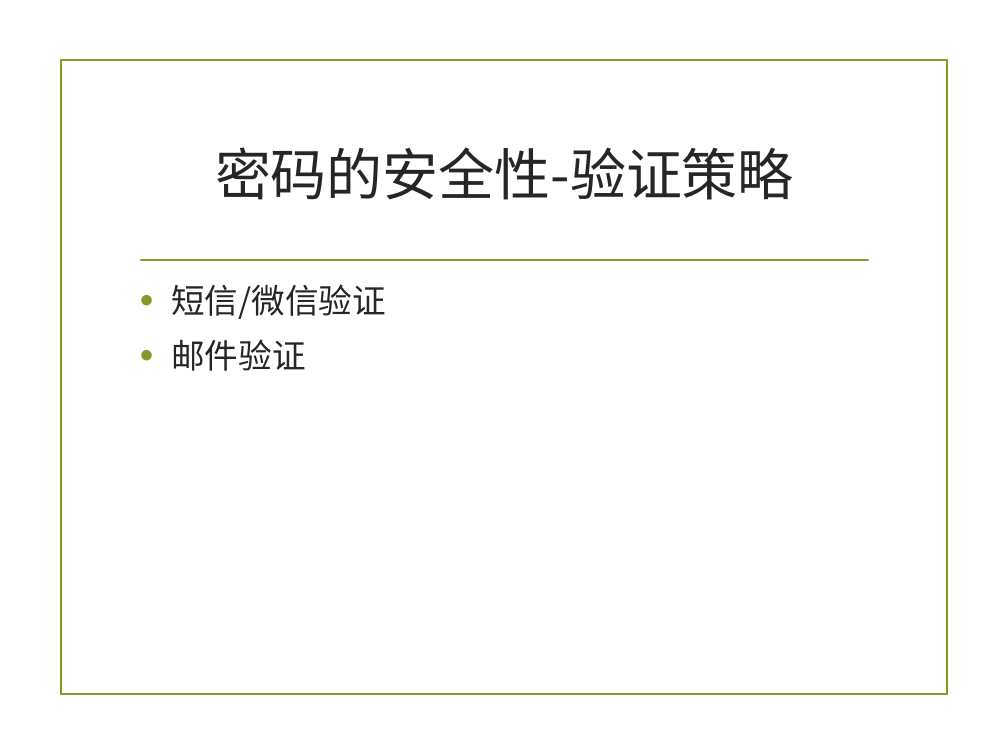
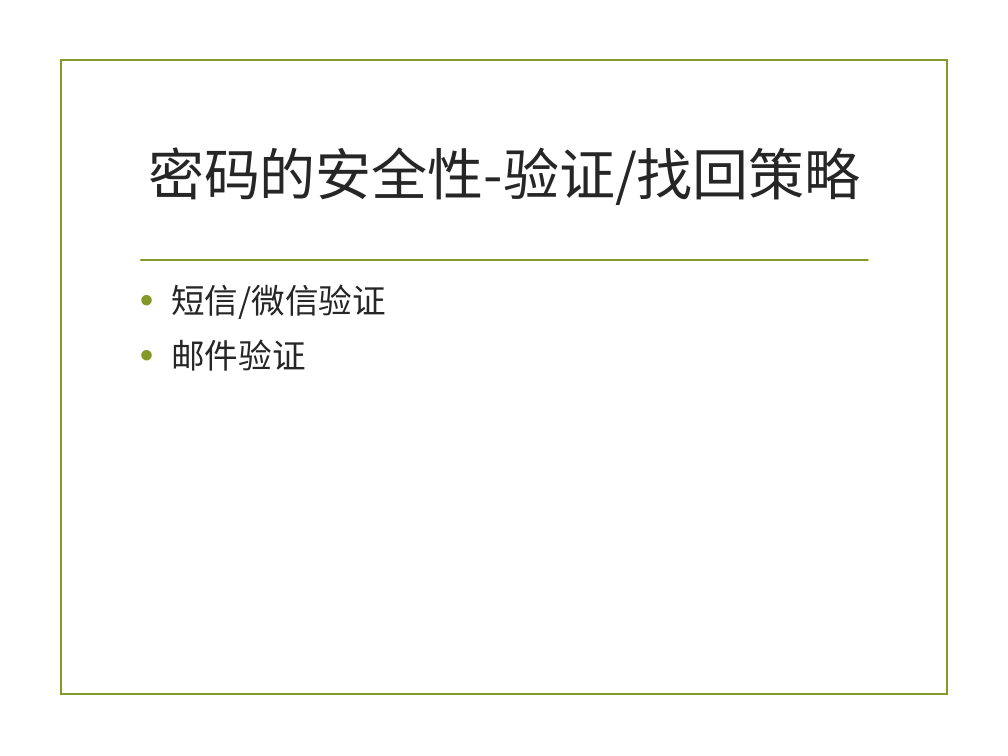
Before and after one commit to zuoshenghuang/curriculum, a slide deck: slide 33 of software/Ch_7_2_demo_2nd.pptx (slide 32 before the commit). Drawn at 1008x756 pixels with LibreOffice and Linux fonts; fonts in the diff are those of the drawing; background and template pictures are left out. Boxes give left, top, right and bottom in pixels: in the first picture for what was removed or moved away, otherwise in the second. Text is boxed around its words. In the diff, an @@ line names an element or a change of style, - is before the commit and + after.

```diff
--- a/software/Ch_7_2_demo_2nd.pptx
+++ b/software/Ch_7_2_demo_2nd.pptx
@@ title at box(148, 147, 861, 205): text changed @@
-密码的安全性-验证策略
+密码的安全性-验证/找回策略
```
Also in this commit, not shown: 3 other slides changed, 4 slides added, 6 other files.
